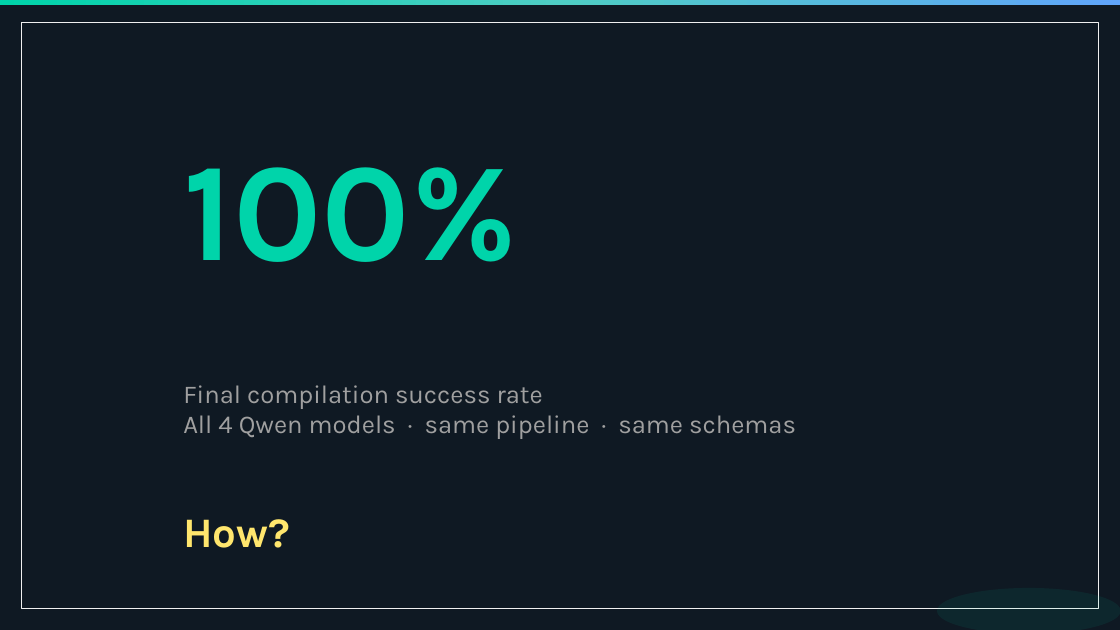
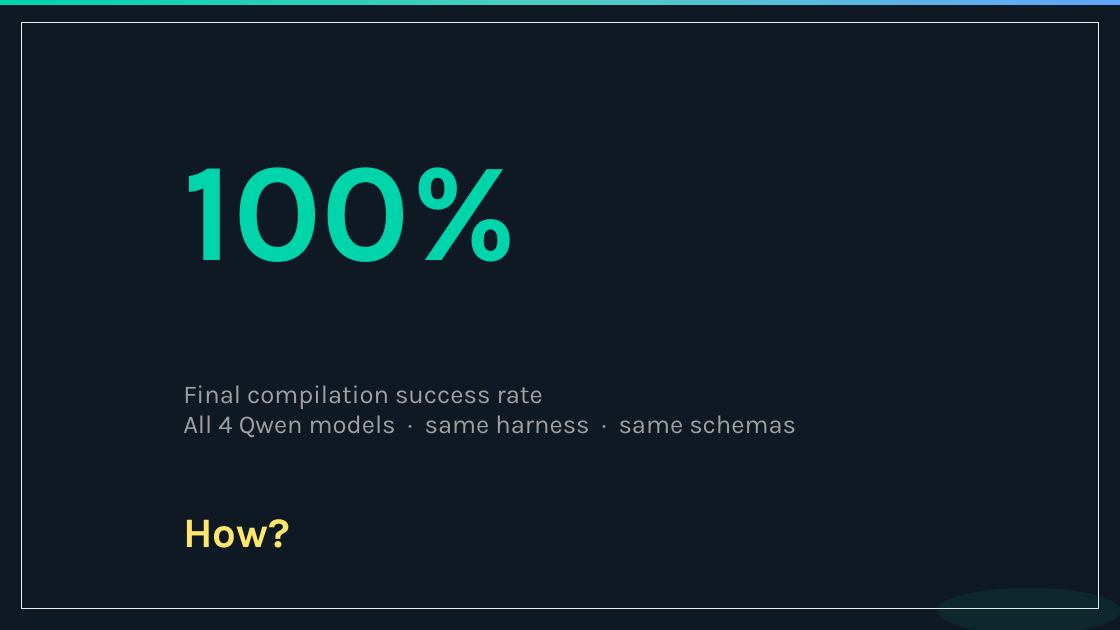
Before and after one commit to ignithex/autobe-llm-agent-code, a slide deck: slide 5 of website/public/seminars/qwen-korea-meetup-20260326.pptx. Drawn at 1120x630 pixels with LibreOffice and Linux fonts; fonts in the diff are those of the drawing. Boxes give left, top, right and bottom in pixels: in the first picture for what was removed or moved away, otherwise in the second. Text is boxed around its words. In the diff, an @@ line names an element or a change of style, - is before the commit and + after.

Commit message:
feat(website): harness wording. (#1211)
* feat(website): harness wording

* more things

* fix it

```diff
--- a/website/public/seminars/qwen-korea-meetup-20260326.pptx
+++ b/website/public/seminars/qwen-korea-meetup-20260326.pptx
@@ text at box(183, 385, 796, 437): text changed @@
-Final compilation success rate
-All 4 Qwen models · same pipeline · same schemas
+Final compilation success rate
+All 4 Qwen models · same harness · same schemas
```
Also in this commit, not shown: 24 other slides changed, 1 other file.
